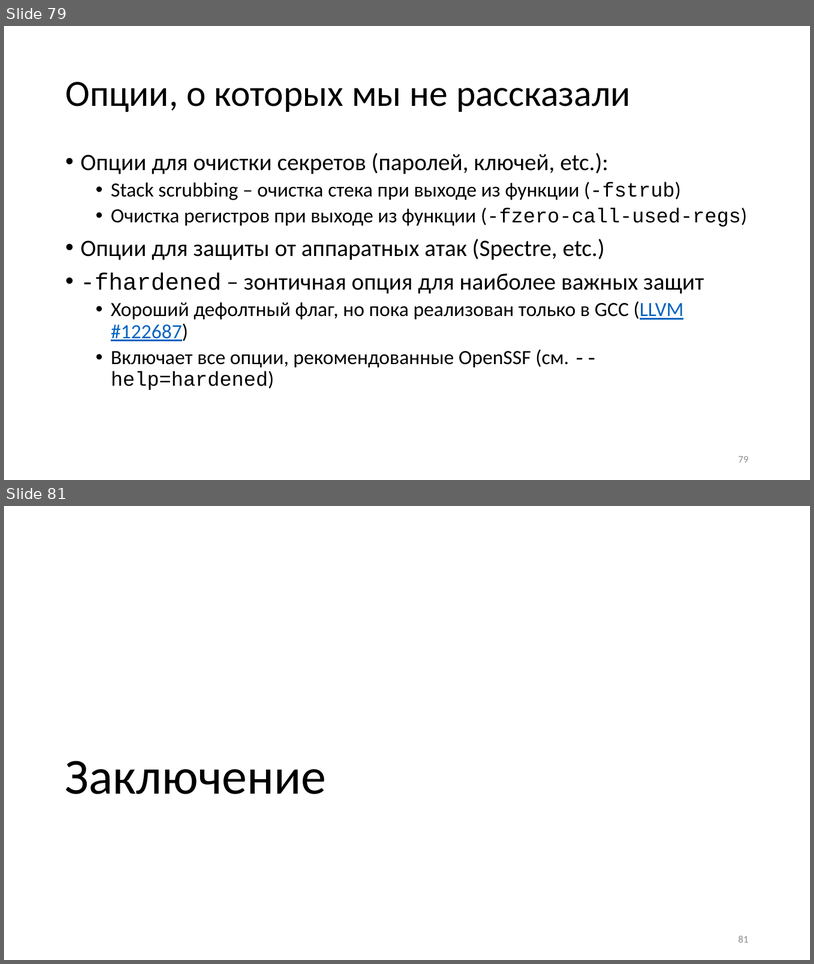
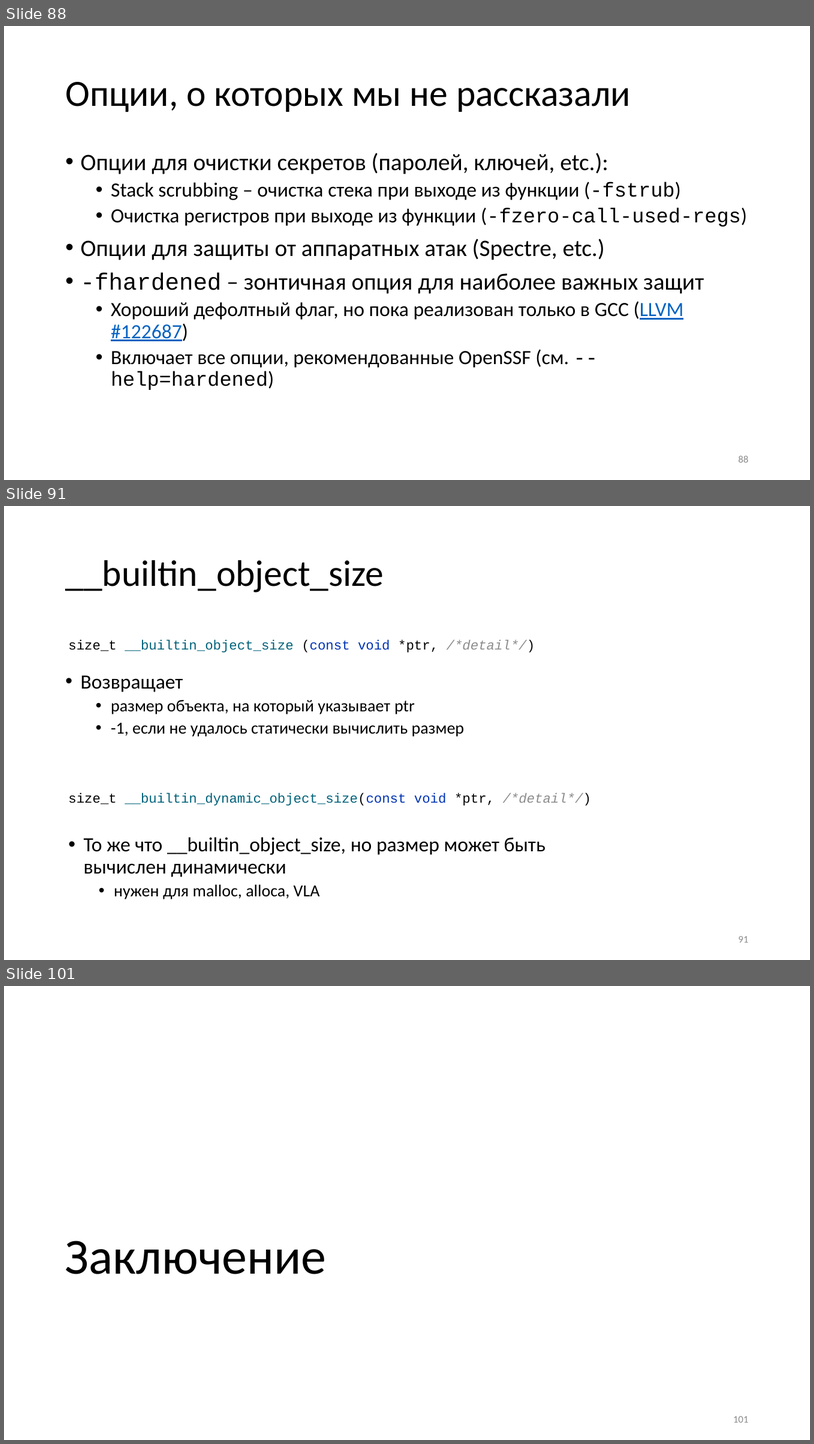
Before and after one commit to yugr/slides, a slide deck: CppZeroCost/2025/RU.pptx. Shown one above the other, each under a label of ours: slides 79 and 81 before the commit, slides 88, 91 and 101 after it; the slides between them are not shown. The pictures are 814x964 and 814x1444 pixels, drawn with LibreOffice and Linux fonts; fonts in the diff are those of the drawing. Boxes give left, top, right and bottom in pixels: in the first picture for what was removed or moved away, otherwise in the second. Text is boxed around its words. In the diff, an @@ line names an element or a change of style, - is before the commit and + after.

```diff
--- a/CppZeroCost/2025/RU.pptx
+++ b/CppZeroCost/2025/RU.pptx
@@ slide 91 added at <box>4,506,810,960</box>, background #FFFFFF @@
@@ title added at <box>65,560,384,592</box>, 44 pt, text #000000 @@
+__builtin_object_size
@@ text added at <box>68,639,536,652</box>, 16 pt, text #00627A @@
+size_t __builtin_object_size (const void *ptr, /*detail*/)
@@ text added at <box>81,675,465,736</box>, 20 pt, text #000000 @@
+• Возвращает
+  • размер объекта, на который указывает ptr
+  • -1, если не удалось статически вычислить размер
@@ text added at <box>68,793,592,805</box>, 16 pt, text #00627A @@
+size_t __builtin_dynamic_object_size(const void *ptr, /*detail*/)
@@ text added at <box>84,837,546,899</box>, 24 pt, text #000000 @@
+• То же что __builtin_object_size, но размер может быть вычислен динамически
+  • нужен для malloc, alloca, VLA
@@ page number added at <box>738,936,749,942</box>, 12 pt, text #8C8C8C @@
+91
@@ what was slide 79 is now slide 88 @@
@@ page number at <box>738,455,749,462</box>: text changed @@
-79
+88
@@ what was slide 81 is now slide 101 @@
@@ page number at <box>734,1416,749,1422</box>: text changed @@
-81
+101
```
Also in this commit, not shown: 2 slides changed, 20 other slides added, 2 other files.
